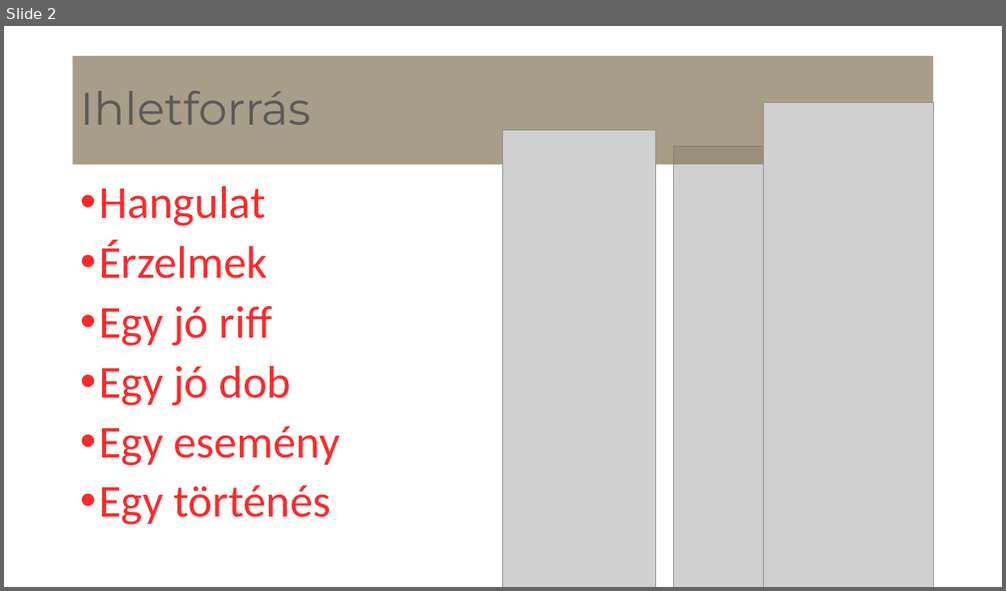
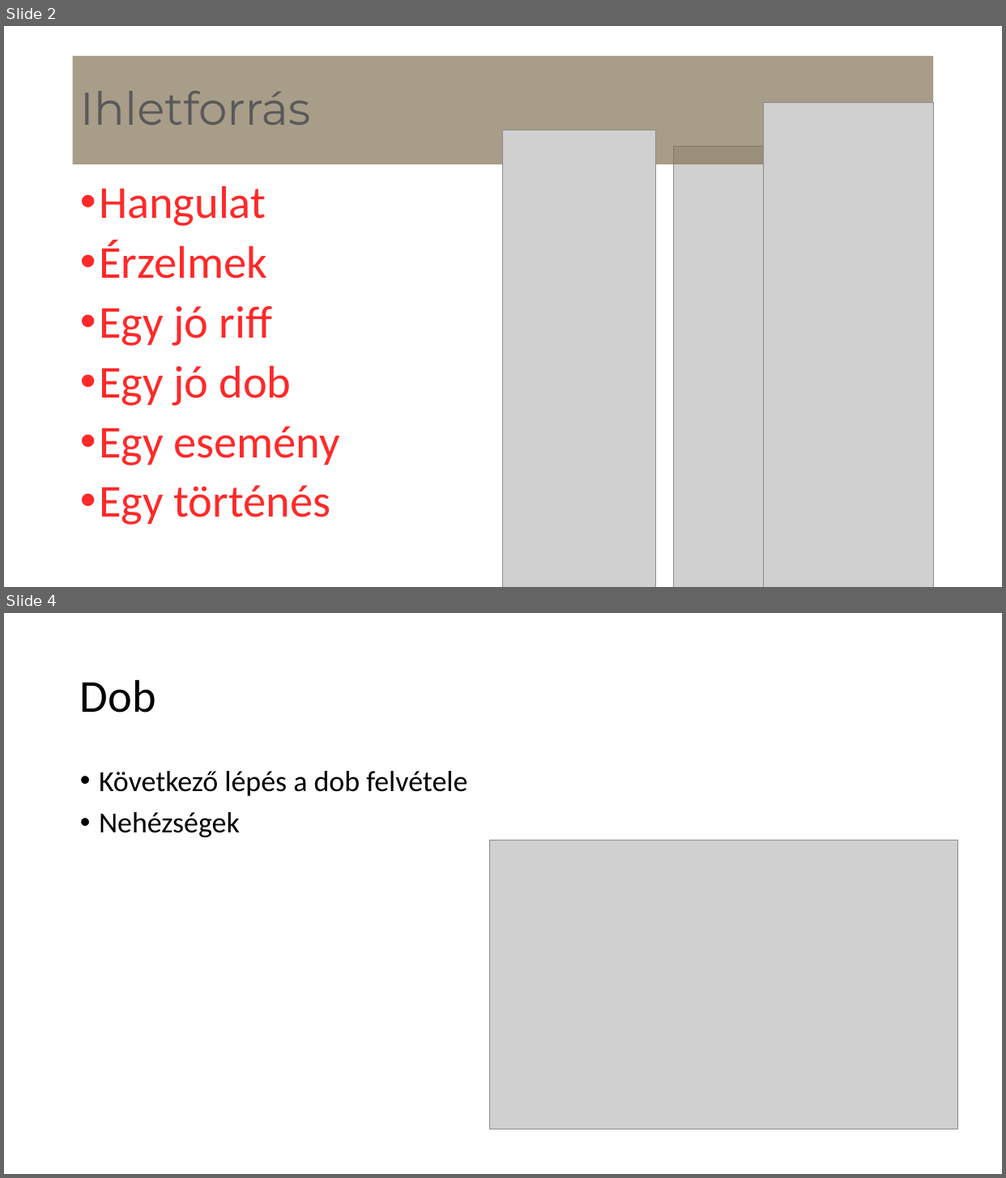
Before and after one commit to ellenaron/zenekeszites, a slide deck: zenekeszites.pptx. Shown one above the other, each under a label of ours: slide 2 before the commit, slides 2 and 4 after it; the slides between them are not shown. The pictures are 1006x591 and 1006x1178 pixels, drawn with LibreOffice and Linux fonts; fonts in the diff are those of the drawing; grey boxes stand for pictures; background and template pictures are left out. Boxes give left, top, right and bottom in pixels: in the first picture for what was removed or moved away, otherwise in the second. Text is boxed around its words. In the diff, an @@ line names an element or a change of style, - is before the commit and + after.

```diff
--- a/zenekeszites.pptx
+++ b/zenekeszites.pptx
@@ slide 4 added at (x1=4, y1=613, x2=1002, y2=1174), background picture (left out) @@
@@ title added at (x1=80, y1=679, x2=156, y2=713), 44 pt, text #000000 @@
+Dob
@@ text added at (x1=99, y1=771, x2=467, y2=837), 28 pt, text #000000 @@
+• Következő lépés a dob felvétele
+• Nehézségek
@@ picture added at (x1=489, y1=840, x2=957, y2=1130) @@
```
Also in this commit, not shown: 3 other slides added.
